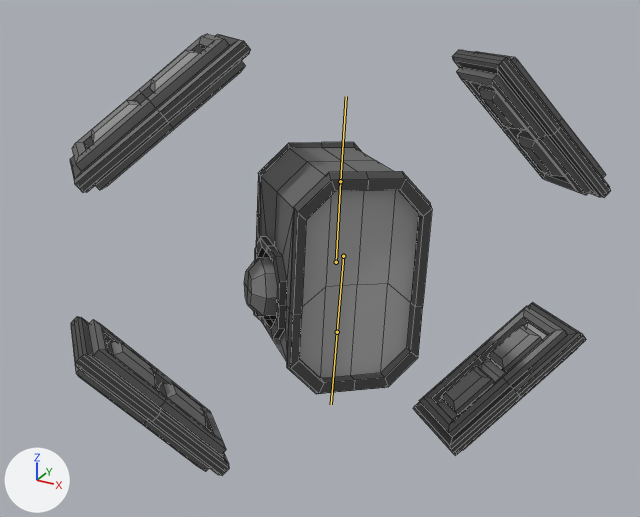
An edit to the FBX model Assets/Asset/Fbx/DroneAnimatedFlip.fbx, drawn before and after from the same camera.
Before and after are seen from a 50 mm camera at (4.59, -8.75, 4.38) aimed at (-0.27, 0.08, -0.04). The lights are fixed; the arrows at lower left show +X, +Y and +Z. Both versions are drawn at frame 22 of the action 'Armature|Move.maju.kanan'; the numbers are the values there. The bones that bend it are drawn over the model as lines. Mesh edges are drawn as thin lines.

The first picture shows 'Drone', 'Drone.001', 'Drone.002', 'Drone.003', 'Drone.004'.
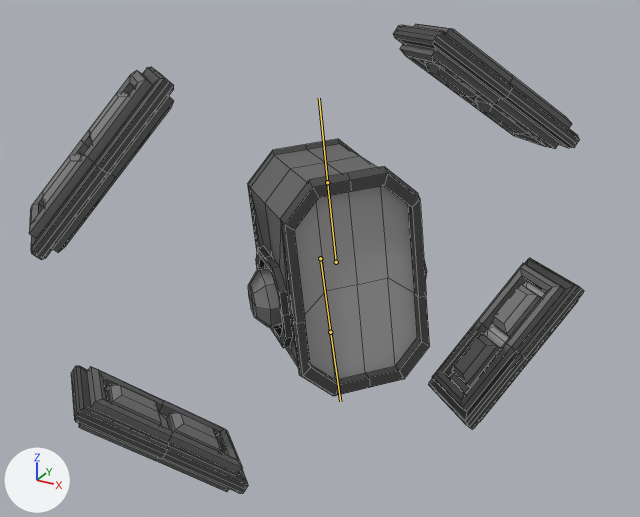
Changed parts and their boxes [x1, y1, x2, y2] in the pictures (640 x 517 px):
'Drone', posed
    before: [244, 142, 432, 394]
    after: [248, 139, 430, 396]
'Drone.002', posed (10% narrower, 12% taller)
    before: [413, 303, 586, 456]
    after: [428, 258, 584, 429]
'Drone.003', posed (20% narrower, 22% taller)
    before: [70, 34, 251, 192]
    after: [29, 67, 174, 260]
'Drone.001', posed (12% wider, 20% shorter)
    before: [71, 316, 229, 475]
    after: [71, 366, 248, 493]
'Drone.004', posed (18% wider, 15% shorter)
    before: [452, 50, 611, 197]
    after: [393, 24, 580, 149]
bone 'drone', root to tip
    before: (336, 262) to (340, 181)
    after: (336, 262) to (327, 182)
bone 'propler', root to tip
    before: (343, 256) to (337, 332)
    after: (320, 258) to (330, 332)

The edits, one by one:
Bone 'drone' (bone_drone) turns from (0, 0, -6) to (-7, 0, 0) degrees about its own x, y and z.
Bone 'propler' (bone_propler) moves from (-0.201, 0.0, 0.002) to (-0.002, 0.0, -0.213).
Bone 'propler' (bone_propler) turns from (0, 0, -9) to (8, 0, 0) degrees about its own x, y and z.
